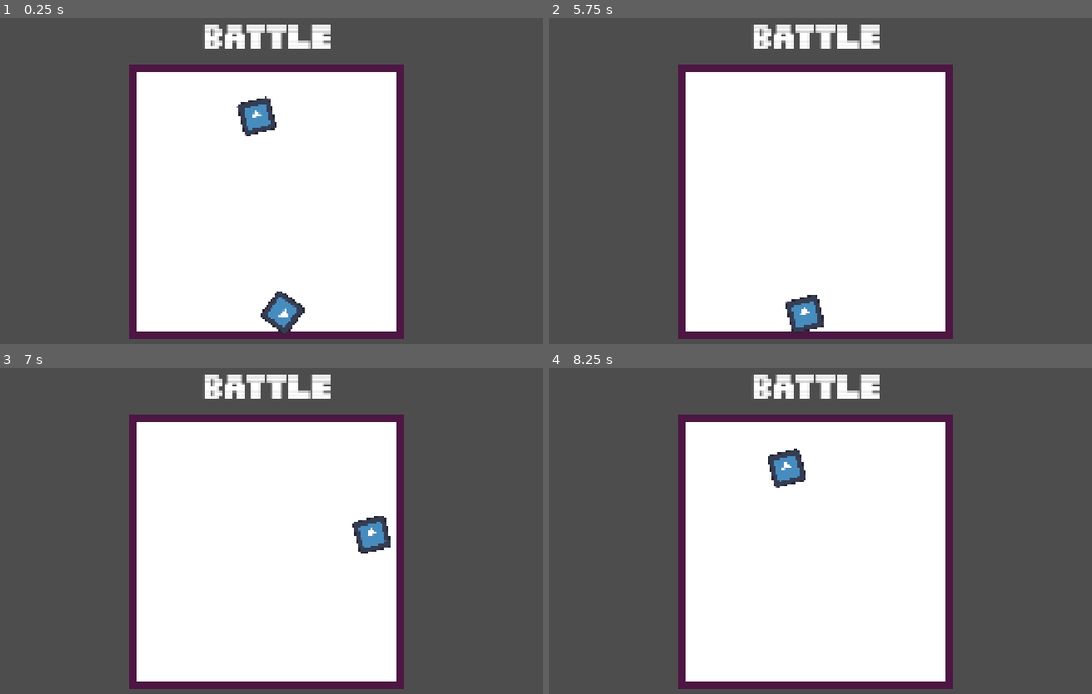
Above: before the commit, frames 1-4 (two rows, left to right).
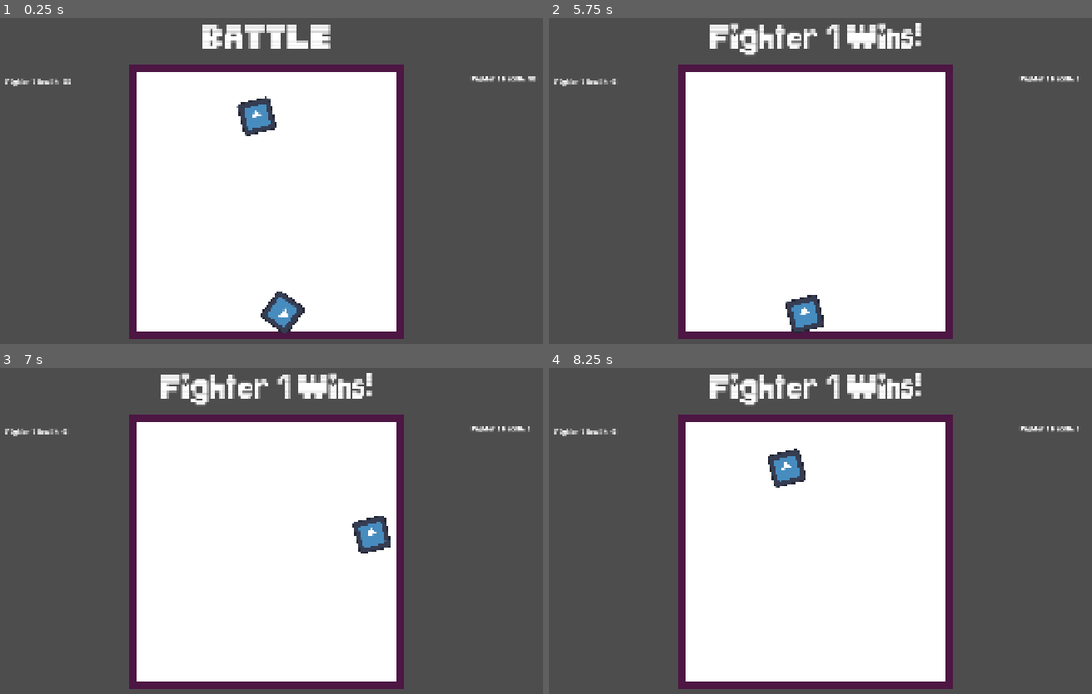
Above: after the commit, the same moments.

Repository: JBRana250/BitBoxBattles
Game: Godot game, scene res://battle/battle.tscn
The game is run twice, just before and just after one commit, with the same random seed, the same clock (stepped at 60 frames per second) and the same inputs. The engine's default icon, where the game draws it, is replaced by a stand-in: a white triangle on a blue panel in a dark square.
Inputs (mouse positions are in pixels of both pictures, inside the frame that each line leads up to):
- Up to frame 1 (0.25 s): no input
- Up to frame 2 (5.75 s): tap Enter at 0.5, 0.6, 5.1 s; move the mouse to (961, 184) at 0.52 s; hold Right 0.53-1.25 s; click (961, 184) at 0.67 s; tap Space at 0.77, 3.77 s; drag from (684, 220) to (782, 275) at 1.27 s; move the mouse to (880, 119) at 2.02 s; hold Right 2.03-2.75 s; tap Delete at 2.1 s; drag from (782, 275) to (614, 145) at 2.77 s; move the mouse to (1015, 259) at 3.52 s; hold Left 3.53-4.25 s; tap Backspace at 3.6 s; drag from (614, 145) to (717, 109) at 4.27 s; move the mouse to (847, 200) at 5.02 s; hold Left from 5.03 s (still down); click (847, 200) at 5.17 s
- Up to frame 3 (7 s): release Left at 5.75 s; drag from (168, 459) to (135, 570) at 5.77 s; move the mouse to (412, 534) at 6.52 s; hold Right from 6.53 s (still down); tap Delete at 6.6 s; tap Space at 6.77 s
- Up to frame 4 (8.25 s): release Right at 7.25 s; drag from (684, 570) to (782, 625) at 7.27 s; move the mouse to (880, 469) at 8.02 s; hold Left from 8.03 s (still down); tap Backspace at 8.1 s

The runs differ from the first frame. In frame 1, 0.7% of the frame differs, in the area x 0-99%, y 2-21%; in frame 2, 2.3%, in the area x 0-98%, y 1-21%; in frame 3, 2.3%; in frame 4, 2.3%.

Commit message:
feat: add victory message when fighter wins

Diff:
--- a/battle/battle.tscn
+++ b/battle/battle.tscn
@@ -2,7 +2,9 @@
 
 [ext_resource type="Texture2D" uid="uid://drciia5lg1cxo" path="res://textures/white_square_texture.png" id="1_mqutd"]
 [ext_resource type="FontFile" uid="uid://dbykyhloqml1k" path="res://themes/PixelDragz.ttf" id="2_tiqy5"]
+[ext_resource type="Script" uid="uid://cg6bu0aawho42" path="res://battle/on_fighter_victory.gd" id="3_4mnim"]
 [ext_resource type="PackedScene" uid="uid://fwomuuw06drq" path="res://battle/fighter.tscn" id="3_qubjc"]
+[ext_resource type="PackedScene" uid="uid://fh5cicrt02gf" path="res://battle/fighter_health.tscn" id="4_6hnvb"]
 
 [sub_resource type="RectangleShape2D" id="RectangleShape2D_ra0kn"]
 size = Vector2(20, 750)
@@ -51,19 +53,38 @@
 [node name="CollisionShape2D" type="CollisionShape2D" parent="Arena/Wall4" unique_id=1836540888]
 shape = SubResource("RectangleShape2D_ra0kn")
 
-[node name="Label" type="Label" parent="." unique_id=710436953]
-offset_left = 780.0
+[node name="Title" type="Label" parent="." unique_id=710436953]
+offset_left = 436.0
 offset_top = 29.0
-offset_right = 1151.0
+offset_right = 1489.0
 offset_bottom = 146.0
 text = "BATTLE"
 label_settings = SubResource("LabelSettings_mqutd")
+horizontal_alignment = 1
+
+[node name="on_fighter_victory" type="Node" parent="Title" unique_id=823897244 node_paths=PackedStringArray("title_label")]
+script = ExtResource("3_4mnim")
+title_label = NodePath("..")
 
 [node name="fighter" parent="." unique_id=678717569 instance=ExtResource("3_qubjc")]
 position = Vector2(742.9999, 338.99997)
 contact_damage = 10
+fighter_id = "Fighter 1"
 
 [node name="fighter2" parent="." unique_id=1427317877 instance=ExtResource("3_qubjc")]
 position = Vector2(1122, 734)
 rotation = 2.2078414
 contact_damage = 25
+fighter_id = "Fighter 2"
+
+[node name="FighterHealth" parent="." unique_id=1658565350 node_paths=PackedStringArray("fighter") instance=ExtResource("4_6hnvb")]
+fighter = NodePath("../fighter")
+fighter_id = "Fighter 1"
+
+[node name="FighterHealth2" parent="." unique_id=2136252536 node_paths=PackedStringArray("fighter") instance=ExtResource("4_6hnvb")]
+offset_left = 1550.0
+offset_top = 177.0
+offset_right = 1726.0
+offset_bottom = 200.0
+fighter = NodePath("../fighter2")
+fighter_id = "Fighter 2"
--- a/battle/fighter.gd
+++ b/battle/fighter.gd
@@ -6,6 +6,7 @@
 @onready var default_modulate: Color = Color(1,1,1,1)
 @onready var current_health: int = 100
 @export var contact_damage: int
+@export var fighter_id: String
 
 func _ready() -> void:
 	apply_force(global_transform.x * 500)
@@ -15,7 +16,9 @@
 		return
 	sprite.modulate = onhit_modulate
 	current_health -= contact_damage
+	BattleEventBus.fighter_damaged.emit(fighter_id)
 	if (current_health <= 0):
+		BattleEventBus.fighter_death.emit(fighter_id)
 		queue_free()
 	onhit_timer.start()
 
--- /dev/null
+++ b/battle/fighter_health.gd
@@ -0,0 +1,16 @@
+extends Label
+
+@export var fighter: RigidBody2D
+@export var fighter_id: String
+
+func _ready() -> void:
+	BattleEventBus.fighter_damaged.connect(on_fighter_damaged)
+	update_text()
+
+func on_fighter_damaged(hit_fighter_id: String) -> void:
+	if fighter_id != hit_fighter_id:
+		return
+	update_text()
+
+func update_text() -> void:
+	text = fighter_id + " Health: " + str(fighter.current_health)
--- /dev/null
+++ b/battle/fighter_health.tscn
@@ -0,0 +1,16 @@
+[gd_scene format=3 uid="uid://fh5cicrt02gf"]
+
+[ext_resource type="FontFile" uid="uid://dbykyhloqml1k" path="res://themes/PixelDragz.ttf" id="1_w12h1"]
+[ext_resource type="Script" uid="uid://dqly1sjufce6k" path="res://battle/fighter_health.gd" id="2_xs7xm"]
+
+[sub_resource type="LabelSettings" id="LabelSettings_qubjc"]
+font = ExtResource("1_w12h1")
+
+[node name="FighterHealth" type="Label" unique_id=1658565350]
+offset_left = 209.0
+offset_top = 185.0
+offset_right = 249.0
+offset_bottom = 208.0
+text = "Fighter 1 Health: X"
+label_settings = SubResource("LabelSettings_qubjc")
+script = ExtResource("2_xs7xm")
--- /dev/null
+++ b/battle/on_fighter_victory.gd
@@ -0,0 +1,13 @@
+extends Node
+
+@export var title_label: Label
+@onready var fighters = ["Fighter 1", "Fighter 2"]
+
+func _ready() -> void:
+	BattleEventBus.fighter_death.connect(on_fighter_death)
+
+func on_fighter_death(fighter_id: String) -> void:
+	fighters.erase(fighter_id)
+	if fighters.size() == 1:
+		var winner_id = fighters.front()
+		title_label.text = winner_id + " Wins!"
--- /dev/null
+++ b/battle_event_bus.gd
@@ -0,0 +1,4 @@
+extends Node
+
+signal fighter_damaged(fighter_id: String)
+signal fighter_death(fighter_id: String)
--- a/project.godot
+++ b/project.godot
@@ -14,6 +14,10 @@
 run/main_scene="uid://dx6rq21thlw8l"
 config/features=PackedStringArray("4.7", "GL Compatibility")
 config/icon="res://icon.svg"
+
+[autoload]
+
+BattleEventBus="*uid://bjqxel3uajye2"
 
 [display]
 
Not shown, added: battle/fighter_health.gd.uid
Not shown, added: battle/on_fighter_victory.gd.uid
Not shown, added: battle_event_bus.gd.uid
